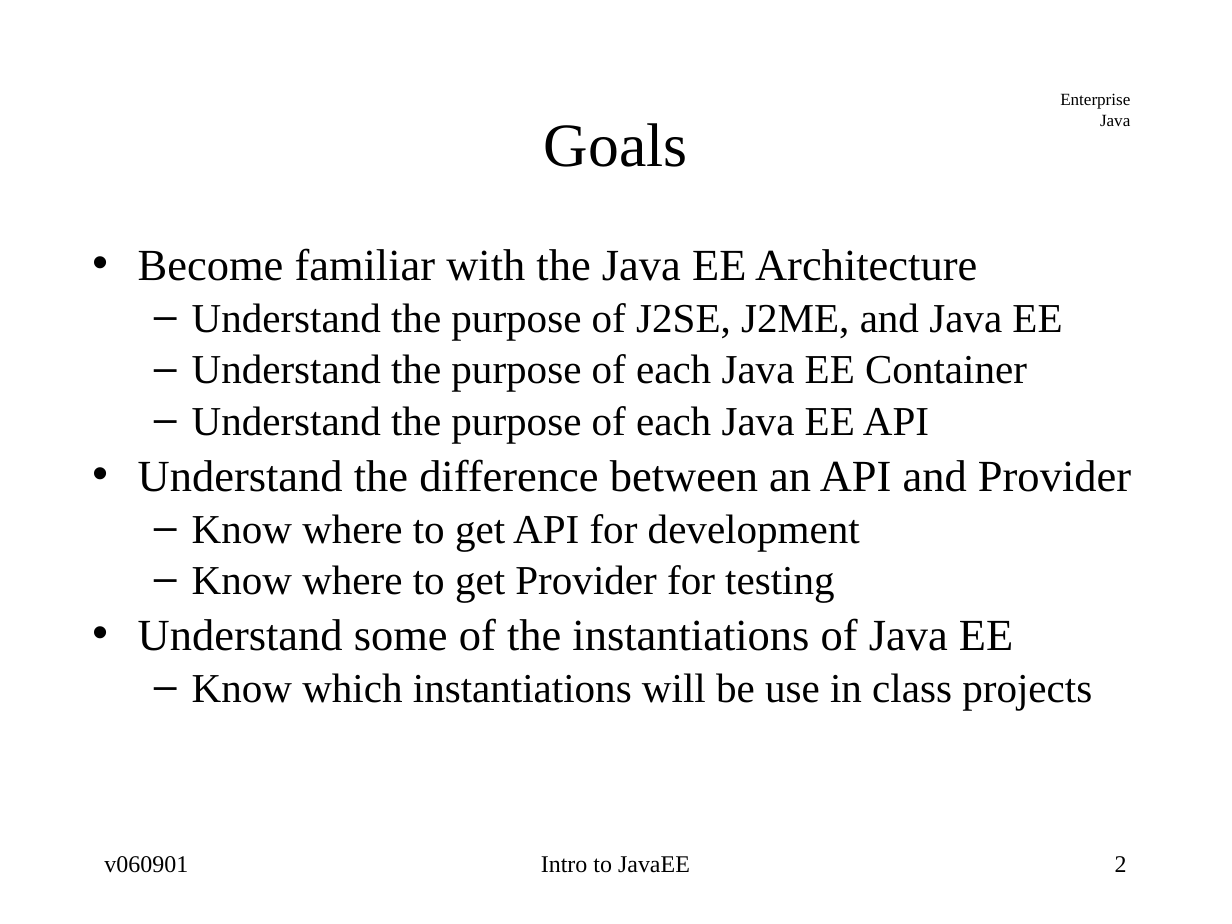
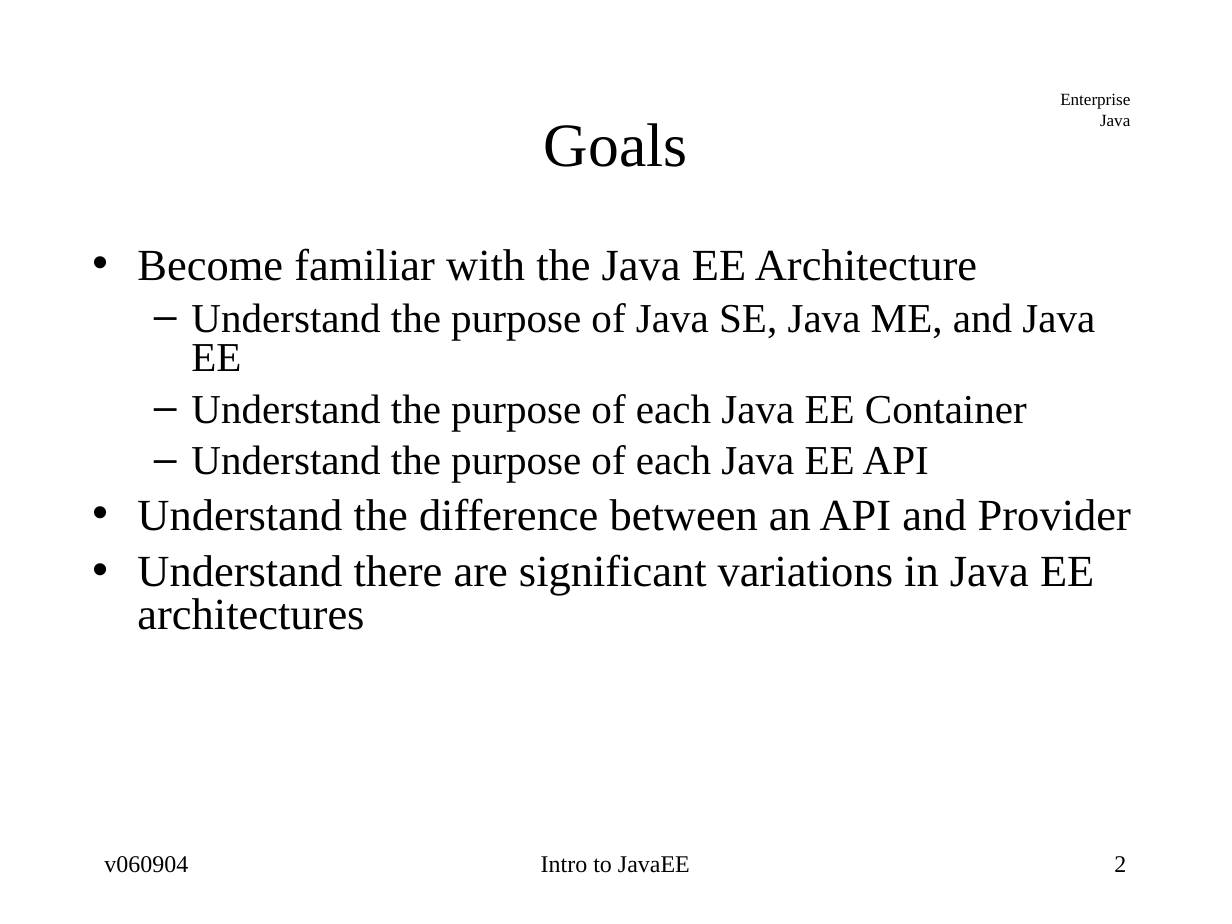
Before and after one commit to jcstaff/ejava-javaee, a slide deck: slide 2 of course-docs/src/site/resources/lectures/javaee-intro.ppt. Drawn at 1232x924 pixels with LibreOffice and Linux fonts; fonts in the diff are those of the drawing. Boxes give left, top, right and bottom in pixels: in the first picture for what was removed or moved away, otherwise in the second. Text is boxed around its words. In the diff, an @@ line names an element or a change of style, - is before the commit and + after.

```diff
--- a/course-docs/src/site/resources/lectures/javaee-intro.ppt
+++ b/course-docs/src/site/resources/lectures/javaee-intro.ppt
@@ text at (191, 303, 1095, 371): text changed @@
-  – Understand the purpose of J2SE, J2ME, and Java EE
+  – Understand the purpose of Java SE, Java ME, and Java EE
@@ text at (191, 394, 1027, 482): indent changed @@
@@ text at (137, 554, 1094, 630): text changed; size 24 to 26 pt @@
-  – Know where to get API for development
-  – Know where to get Provider for testing
-• Understand some of the instantiations of Java EE
-  – Know which instantiations will be use in class projects
+• Understand there are significant variations in Java EE architectures
@@ text at (104, 856, 188, 873): text changed @@
-v060901
+v060904
```
Also in this commit, not shown: 20 other slides changed, 2 slides added, 1 slide removed, 26 other files.
